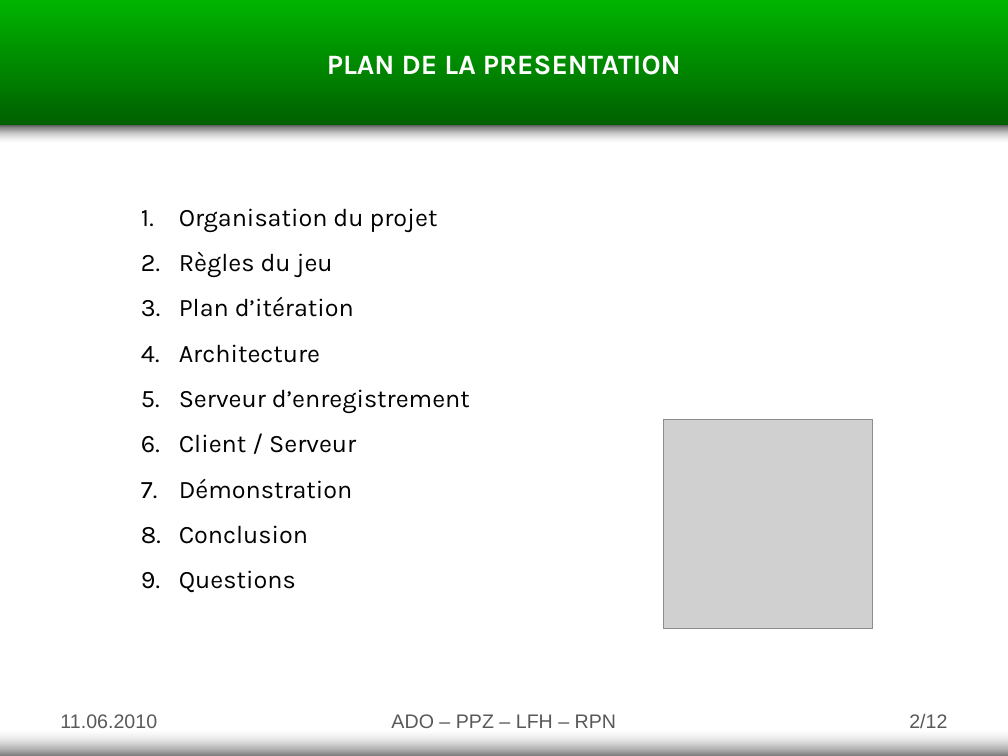
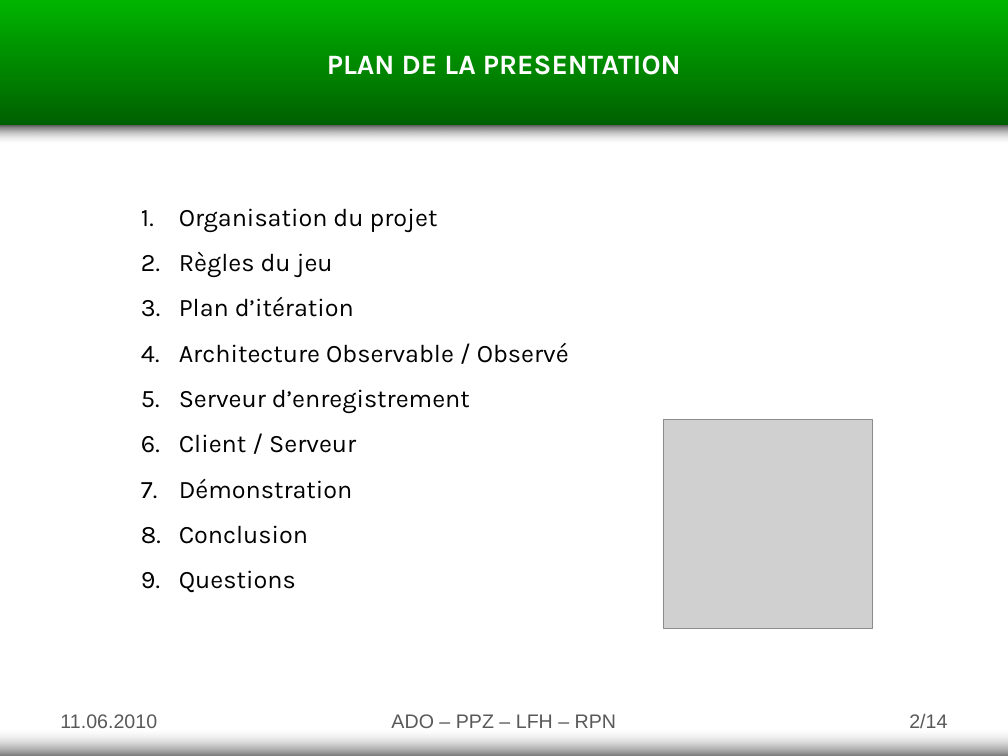
Before and after one commit to goupildb/asd-tower-defense, a slide deck: slide 2 of documents/v2.0/Presentation final ASD - Tower Defense v2.0.pptx. Drawn at 1008x756 pixels with LibreOffice and Linux fonts; fonts in the diff are those of the drawing; grey boxes stand for pictures. Boxes give left, top, right and bottom in pixels: in the first picture for what was removed or moved away, otherwise in the second. Text is boxed around its words. In the diff, an @@ line names an element or a change of style, - is before the commit and + after.

```diff
--- a/documents/v2.0/Presentation final ASD - Tower Defense v2.0.pptx
+++ b/documents/v2.0/Presentation final ASD - Tower Defense v2.0.pptx
@@ text at <box>179,343,569,363</box>: text changed @@
-4. Architecture
+4. Architecture Observable / Observé
@@ page number at <box>909,714,947,728</box>: text changed @@
-2/12
+2/14
```
Also in this commit, not shown: 3 other slides changed, 1 slide added, 1 other file.
